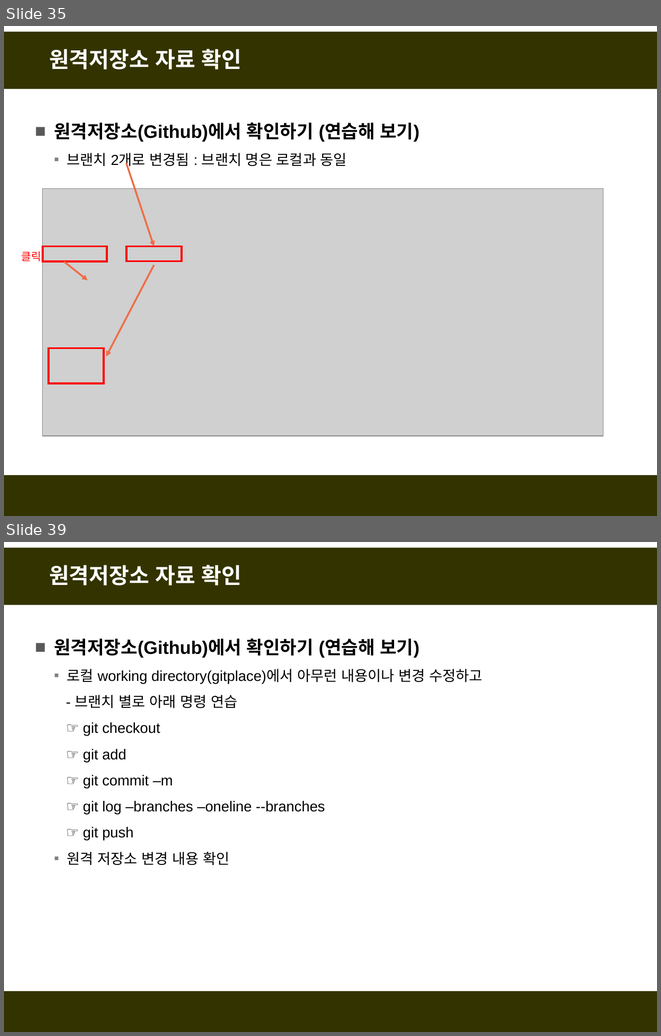
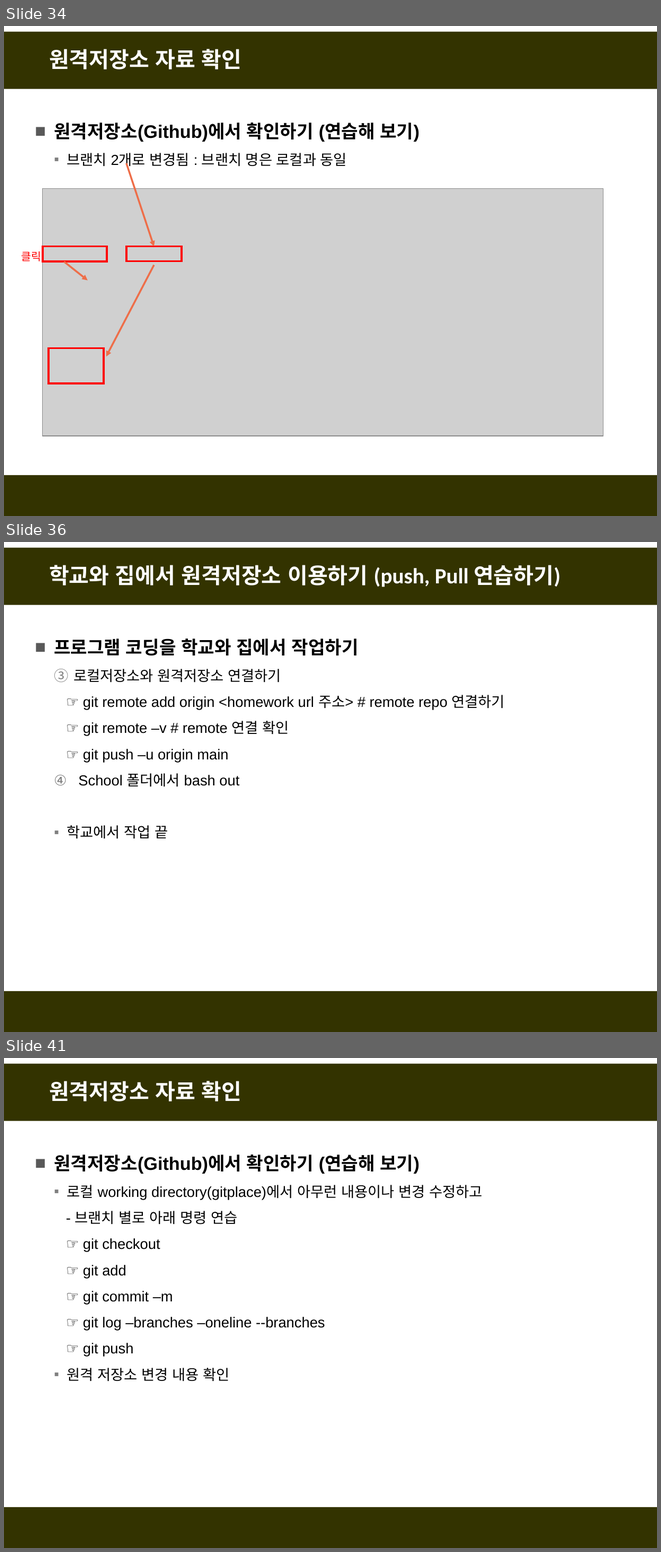
Before and after one commit to fasthill/github-lecture, a slide deck: git및github첫걸음2-원격저장소만들기.pptx. Shown one above the other, each under a label of ours: slides 35 and 39 before the commit, slides 34, 36 and 41 after it; the slides between them are not shown. The pictures are 661x1036 and 661x1552 pixels, drawn with LibreOffice and Linux fonts; fonts in the diff are those of the drawing; grey boxes stand for pictures. Boxes give left, top, right and bottom in pixels: in the first picture for what was removed or moved away, otherwise in the second. Text is boxed around its words. In the diff, an @@ line names an element or a change of style, - is before the commit and + after.

```diff
--- a/git및github첫걸음2-원격저장소만들기.pptx
+++ b/git및github첫걸음2-원격저장소만들기.pptx
@@ slide 36 added at (4, 542, 657, 1032), background #FFFFFF; not listed: 2 template elements that a slide beside it also shows @@
@@ title added at (49, 565, 560, 587), 24 pt, text #FFFFFF, bold @@
+학교와 집에서 원격저장소 이용하기 (push, Pull 연습하기)
@@ text added at (54, 638, 504, 839), 16 pt, text #000000 @@
+■ 프로그램 코딩을 학교와 집에서 작업하기
+  3. 로컬저장소와 원격저장소 연결하기
+  ☞ git remote add origin <homework url 주소> # remote repo 연결하기
+  ☞ git remote –v # remote 연결 확인
+  ☞ git push –u origin main
+  4. School 폴더에서 bash out
+  ▪ 학교에서 작업 끝
@@ what was slide 35 is now slide 34 @@
@@ what was slide 39 is now slide 41 @@
```
Also in this commit, not shown: 3 slides changed, 2 other slides added, 1 slide removed.
